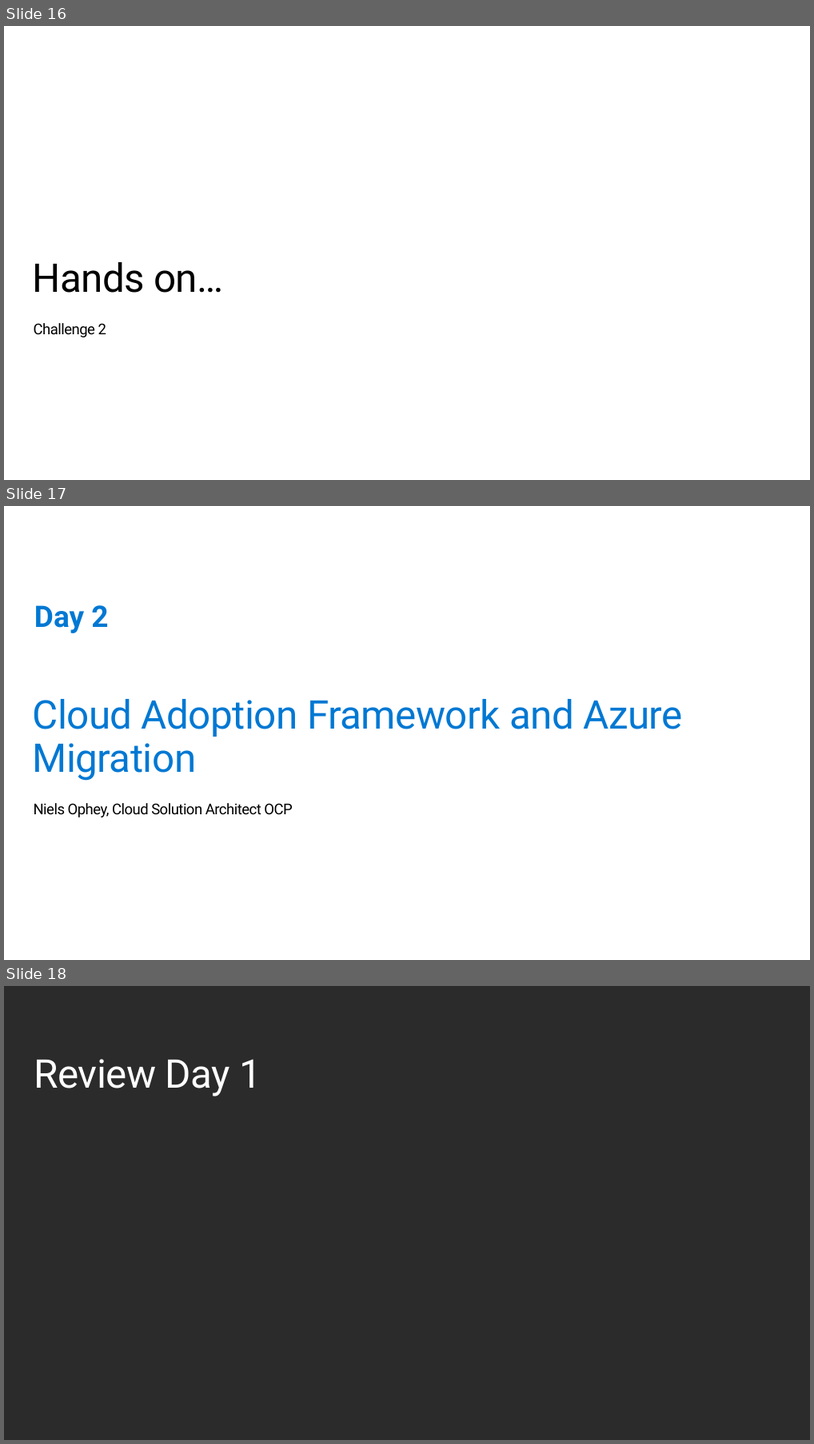
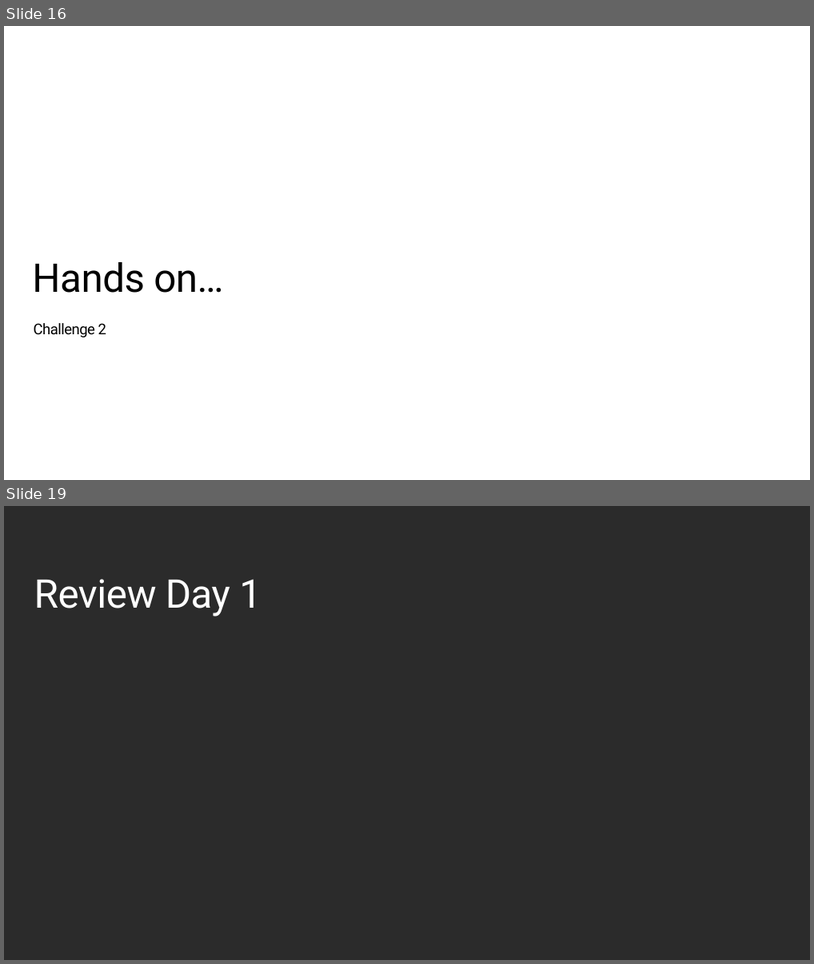
Before and after one commit to caf-expert/CAF-Hackathon-Migration, a slide deck: sources/WalkingDeck-CAF-Migrate.pptx. Shown one above the other, each under a label of ours: slides 16, 17 and 18 before the commit, slides 16 and 19 after it; the slides between them are not shown. The pictures are 814x1444 and 814x964 pixels, drawn with LibreOffice and Linux fonts; fonts in the diff are those of the drawing; background and template pictures are left out; a plain dark background stands for a picture behind light text. Boxes give left, top, right and bottom in pixels: in the first picture for what was removed or moved away, otherwise in the second. Text is boxed around its words. In the diff, an @@ line names an element or a change of style, - is before the commit and + after.

```diff
--- a/sources/WalkingDeck-CAF-Migrate.pptx
+++ b/sources/WalkingDeck-CAF-Migrate.pptx
@@ slide 17 removed at [4, 506, 810, 960], background #FFFFFF @@
@@ text removed at [34, 605, 108, 633] @@
-Day 2
@@ title removed at [32, 699, 683, 780] @@
-Cloud Adoption Framework and Azure Migration
@@ text removed at [34, 803, 292, 817] @@
-Niels Ophey, Cloud Solution Architect OCP
@@ what was slide 18 is now slide 19 @@
```
Also in this commit, not shown: 2 slides changed, 2 slides added, 1 other slide removed, 2 other files.
